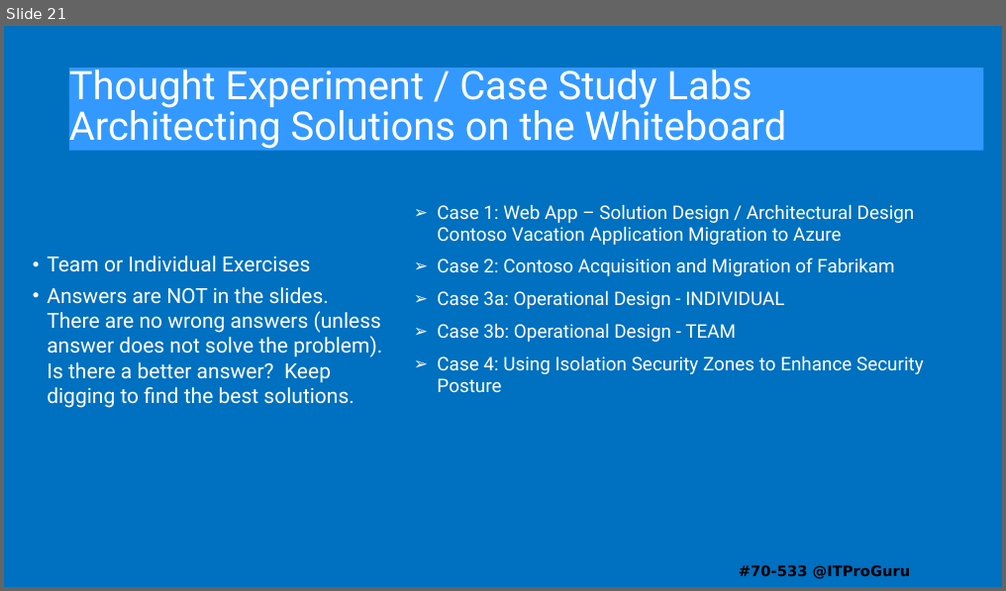
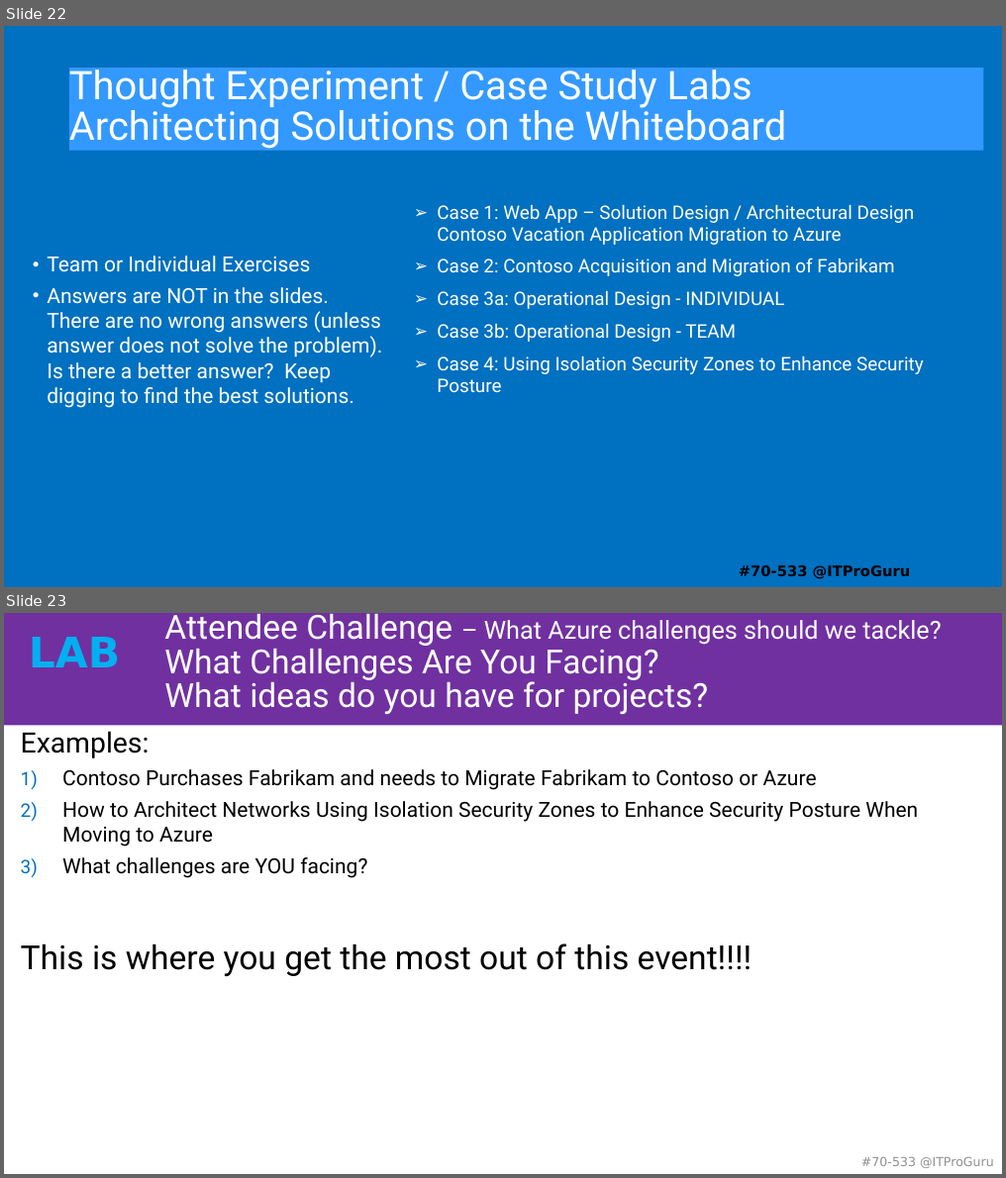
Before and after one commit to guruskill/70-535, a slide deck: Labs/70-535-00-Labs.pptx. Shown one above the other, each under a label of ours: slide 21 before the commit, slides 22 and 23 after it. The pictures are 1006x591 and 1006x1178 pixels, drawn with LibreOffice and Linux fonts; fonts in the diff are those of the drawing. Boxes give left, top, right and bottom in pixels: in the first picture for what was removed or moved away, otherwise in the second. Text is boxed around its words. In the diff, an @@ line names an element or a change of style, - is before the commit and + after.

Commit message:
Lab tweaks

```diff
--- a/Labs/70-535-00-Labs.pptx
+++ b/Labs/70-535-00-Labs.pptx
@@ slide 23 added at (x1=4, y1=613, x2=1002, y2=1174), background #FFFFFF @@
@@ rectangle added at (x1=4, y1=613, x2=1002, y2=695), fill #0070C0 @@
@@ rectangle added at (x1=4, y1=613, x2=1002, y2=725), fill #7030A0 @@
@@ text added at (x1=29, y1=637, x2=120, y2=667), 40.5 pt, text #00B0F0, bold @@
+LAB
@@ title added at (x1=164, y1=613, x2=941, y2=714), 32 pt, text #FFFFFF @@
+Attendee Challenge – What Azure challenges should we tackle?
+What Challenges Are You Facing?
+What ideas do you have for projects?
@@ text added at (x1=21, y1=731, x2=918, y2=976), 20 pt, text #000000 @@
+Examples:
+1) Contoso Purchases Fabrikam and needs to Migrate Fabrikam to Contoso or Azure
+2) How to Architect Networks Using Isolation Security Zones to Enhance Security Posture When Moving to Azure
+3) What challenges are YOU facing?
+This is where you get the most out of this event!!!!
@@ text added at (x1=861, y1=1157, x2=994, y2=1168), 12 pt, text #909090 @@
+#70-533 @ITProGuru
@@ what was slide 21 is now slide 22 @@
```
Also in this commit, not shown: 1 slide changed, 2 other slides added.
